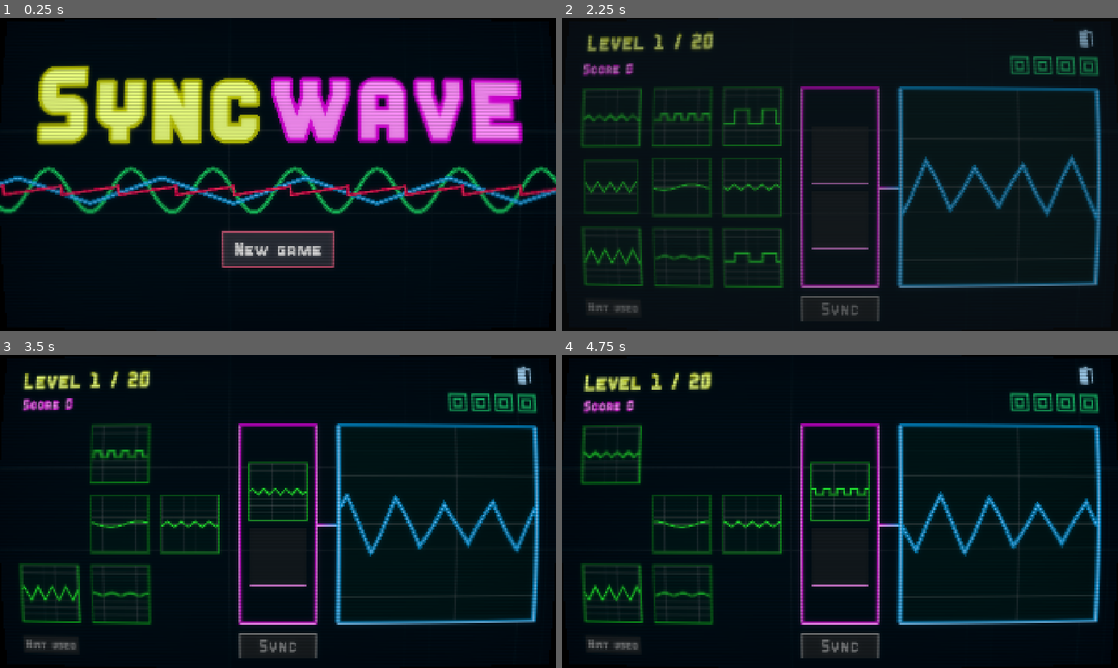
Above: before the commit, frames 1-4 (two rows, left to right).
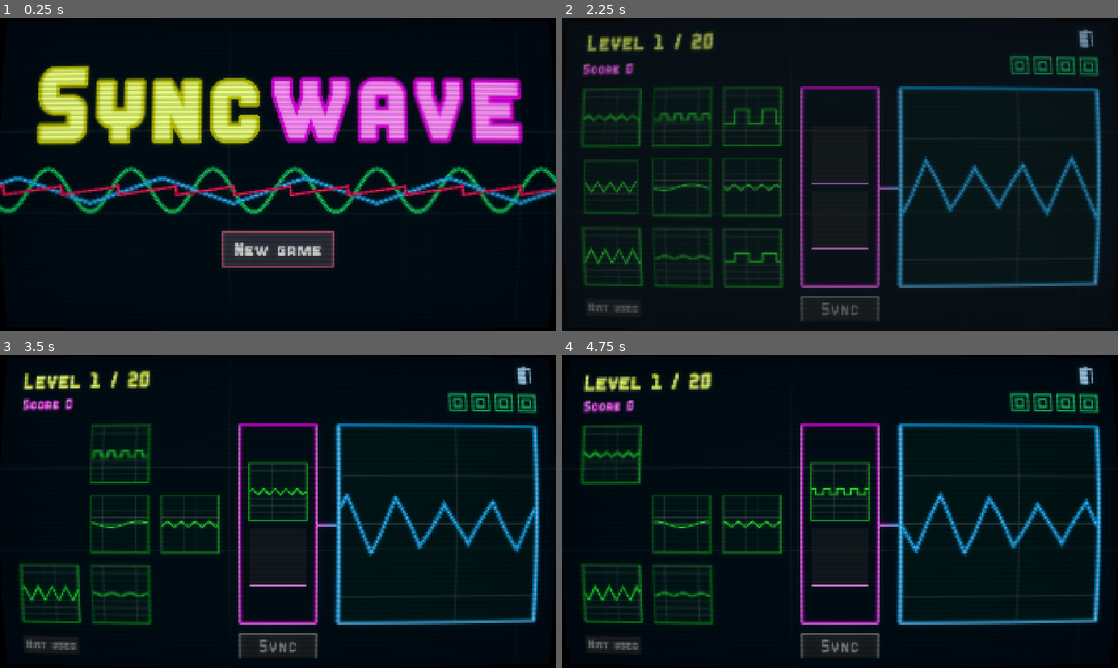
Above: after the commit, the same moments.

Repository: alexbljack/gameoff-2025
Game: Godot game, scene res://src/title_screen.tscn
Two runs of this game, one before a commit and one after it. Both use one fixed random seed, a clock stepped at 60 frames per second and the inputs below.
Inputs (mouse positions are in pixels of both pictures, inside the frame that each line leads up to):
- Up to frame 1 (0.25 s): no input
- Up to frame 2 (2.25 s): click "New game" at 0.5 s; click "New game" at 1.25 s; click "Get hint" at 2 s
- Up to frame 3 (3.5 s): move the mouse to (50, 452) at 2.77 s; click (50, 452) at 2.92 s
- Up to frame 4 (4.75 s): move the mouse to (840, 492) at 3.52 s; click (840, 492) at 3.67 s; move the mouse to (678, 452) at 4.27 s; click (678, 452) at 4.42 s

The runs differ from the first frame. In frame 1, 5.8% of the frame differs, in the area x 0-100%, y 16-80%; in frame 2, 0.4%; in frame 3, 1.2%; in frame 4, 1.2%.

Commit message:
Complete game panel

Diff:
--- /dev/null
+++ b/awesome_panel.gd
@@ -0,0 +1,28 @@
+class_name AwesomePanel extends Control
+
+@onready var praise_label: Label = $PraiseLabel
+@onready var score_label: Label = $ScoreLabel
+@onready var thanks_label: Label = $ThanksLabel
+@onready var return_button: Button = $ReturnButton
+
+
+func _ready() -> void:
+	praise_label.hide()
+	score_label.hide()
+	thanks_label.hide()
+	return_button.hide()
+
+
+func show_credits(score: int):
+	score_label.text = "Total score %s" % score
+	var rows = [praise_label, score_label, thanks_label, return_button]
+	for row: Control in rows:
+		row.show()
+		var shaker: Shaker = row.get_node("Shaker")
+		shaker.shake()
+		await shaker.finished
+	return_button.show()
+
+
+func _on_return_button_pressed() -> void:
+	SceneManager.load_title()
--- /dev/null
+++ b/awesome_panel.tscn
@@ -0,0 +1,152 @@
+[gd_scene load_steps=10 format=3 uid="uid://yng32sbdlnv7"]
+
+[ext_resource type="Script" uid="uid://cqdombm5ke2ue" path="res://awesome_panel.gd" id="1_ewxnl"]
+[ext_resource type="FontFile" uid="uid://c7tmixruws4h5" path="res://assets/Blazma-Regular.ttf" id="1_kr3jd"]
+[ext_resource type="Texture2D" uid="uid://ddceljcpm4y81" path="res://assets/active_btn.png" id="2_ewxnl"]
+[ext_resource type="Texture2D" uid="uid://bjmy5f4rxl8fv" path="res://assets/Default.png" id="3_bp2gc"]
+[ext_resource type="Script" uid="uid://1agcxa80uqew" path="res://src/util/shaker.gd" id="3_ud35d"]
+[ext_resource type="Texture2D" uid="uid://b7k6sktmveh83" path="res://assets/hover_btn.png" id="4_ud35d"]
+
+[sub_resource type="StyleBoxTexture" id="StyleBoxTexture_y3bce"]
+texture = ExtResource("2_ewxnl")
+texture_margin_left = 10.0
+texture_margin_top = 10.0
+texture_margin_right = 10.0
+texture_margin_bottom = 10.0
+
+[sub_resource type="StyleBoxTexture" id="StyleBoxTexture_u3yai"]
+texture = ExtResource("3_bp2gc")
+texture_margin_left = 10.0
+texture_margin_top = 10.0
+texture_margin_right = 10.0
+texture_margin_bottom = 10.0
+
+[sub_resource type="StyleBoxTexture" id="StyleBoxTexture_fj6e6"]
+texture = ExtResource("4_ud35d")
+texture_margin_left = 10.0
+texture_margin_top = 10.0
+texture_margin_right = 10.0
+texture_margin_bottom = 10.0
+
+[node name="AwesomePanel" type="Control"]
+layout_mode = 3
+anchors_preset = 14
+anchor_top = 0.5
+anchor_right = 1.0
+anchor_bottom = 0.5
+offset_top = -276.0
+offset_bottom = 340.0
+grow_horizontal = 2
+grow_vertical = 2
+script = ExtResource("1_ewxnl")
+
+[node name="PraiseLabel" type="Label" parent="."]
+layout_mode = 1
+anchors_preset = 5
+anchor_left = 0.5
+anchor_right = 0.5
+offset_left = -288.0
+offset_right = 288.0
+offset_bottom = 184.0
+grow_horizontal = 2
+pivot_offset = Vector2(288, 88)
+theme_override_colors/font_color = Color(0.11372549, 0.9098039, 0.44313726, 1)
+theme_override_colors/font_outline_color = Color(0.057600003, 0.48, 0.22656003, 0.76862746)
+theme_override_constants/outline_size = 17
+theme_override_fonts/font = ExtResource("1_kr3jd")
+theme_override_font_sizes/font_size = 156
+text = "YOU ARE AWESOME!"
+horizontal_alignment = 1
+vertical_alignment = 1
+
+[node name="Shaker" type="Node" parent="PraiseLabel" node_paths=PackedStringArray("target")]
+script = ExtResource("3_ud35d")
+target = NodePath("..")
+amount = 10.0
+duration = 0.8
+metadata/_custom_type_script = "uid://1agcxa80uqew"
+
+[node name="ScoreLabel" type="Label" parent="."]
+layout_mode = 1
+anchors_preset = 14
+anchor_top = 0.5
+anchor_right = 1.0
+anchor_bottom = 0.5
+offset_top = -92.0
+offset_bottom = 23.0
+grow_horizontal = 2
+grow_vertical = 2
+theme_override_colors/font_color = Color(1, 0.5686275, 0.9882353, 1)
+theme_override_colors/font_outline_color = Color(0.8784314, 0, 0.88235295, 1)
+theme_override_constants/outline_size = 6
+theme_override_fonts/font = ExtResource("1_kr3jd")
+theme_override_font_sizes/font_size = 100
+text = "Total Score 10000"
+horizontal_alignment = 1
+vertical_alignment = 1
+
+[node name="Shaker" type="Node" parent="ScoreLabel" node_paths=PackedStringArray("target")]
+script = ExtResource("3_ud35d")
+target = NodePath("..")
+amount = 10.0
+duration = 0.8
+metadata/_custom_type_script = "uid://1agcxa80uqew"
+
+[node name="ThanksLabel" type="Label" parent="."]
+layout_mode = 1
+anchors_preset = 7
+anchor_left = 0.5
+anchor_top = 1.0
+anchor_right = 0.5
+anchor_bottom = 1.0
+offset_left = -320.0
+offset_top = -244.0
+offset_right = 323.0
+offset_bottom = -142.0
+grow_horizontal = 2
+grow_vertical = 0
+theme_override_colors/font_color = Color(0.92156863, 1, 0.5019608, 1)
+theme_override_colors/font_outline_color = Color(0.7490196, 0.78039217, 0, 1)
+theme_override_constants/outline_size = 6
+theme_override_fonts/font = ExtResource("1_kr3jd")
+theme_override_font_sizes/font_size = 56
+text = "Thanks for playing!"
+horizontal_alignment = 1
+vertical_alignment = 1
+
+[node name="Shaker" type="Node" parent="ThanksLabel" node_paths=PackedStringArray("target")]
+script = ExtResource("3_ud35d")
+target = NodePath("..")
+amount = 10.0
+duration = 0.8
+metadata/_custom_type_script = "uid://1agcxa80uqew"
+
+[node name="ReturnButton" type="Button" parent="."]
+layout_mode = 1
+anchors_preset = 7
+anchor_left = 0.5
+anchor_top = 1.0
+anchor_right = 0.5
+anchor_bottom = 1.0
+offset_left = -256.0
+offset_top = -104.0
+offset_right = 256.0
+offset_bottom = -8.0
+grow_horizontal = 2
+grow_vertical = 0
+focus_mode = 0
+theme_override_fonts/font = ExtResource("1_kr3jd")
+theme_override_font_sizes/font_size = 44
+theme_override_styles/normal = SubResource("StyleBoxTexture_y3bce")
+theme_override_styles/pressed = SubResource("StyleBoxTexture_u3yai")
+theme_override_styles/hover = SubResource("StyleBoxTexture_fj6e6")
+text = "Return to title"
+
+[node name="Shaker" type="Node" parent="ReturnButton" node_paths=PackedStringArray("target")]
+script = ExtResource("3_ud35d")
+target = NodePath("..")
+amount = 10.0
+duration = 0.8
+metadata/_custom_type_script = "uid://1agcxa80uqew"
+
+[connection signal="pressed" from="ReturnButton" to="." method="_on_return_button_pressed"]
--- a/level.gd
+++ b/level.gd
@@ -26,6 +26,7 @@
 @onready var attempts_container: Control = $Main/Attempts
 @onready var win_panel: WinPanel = $Main/WinPanel
 @onready var lose_panel: LosePanel = $Main/LosePanel
+@onready var awesome_panel: AwesomePanel = $Menu/AwesomePanel
 @onready var score_label: Label = $Main/ScoreLabel
 @onready var level_label: Label = $Main/LevelLabel
 
@@ -147,13 +148,22 @@
 	if result:
 		result_graph.show_success_graph(signals)
 		await _complete_level()
+		Game.player_data.update_best_level()
 		if not hint_used:
 			Game.player_data.current_mult += Const.NO_HINT_MULT_INCREMENT
 		var earned = win_panel.calculate(attempts, hint_used, Game.player_data.current_mult)
 		Game.player_data.current_score += earned
-		Game.player_data.current_level += 1
-		Game.player_data.start_new_level()
-		await win_panel.show_stats()
+		var is_completed = Game.player_data.current_level == Const.MAX_LEVEL
+		if not is_completed:
+			Game.player_data.current_level += 1
+			Game.player_data.start_new_level()
+			await win_panel.show_stats(false)
+		else:
+			Game.player_data.run_in_progress = false
+			await win_panel.show_stats(true)
+			set_process(false)
+			menu.show()
+			awesome_panel.show_credits(Game.player_data.current_score)
 	else:
 		_show_error_graph()
 		attempts -= 1
--- a/level.tscn
+++ b/level.tscn
@@ -17,6 +17,7 @@
 [ext_resource type="PackedScene" uid="uid://o2rht176mmgv" path="res://lose_panel.tscn" id="14_v5j5c"]
 [ext_resource type="Texture2D" uid="uid://ccs6isdychcn" path="res://assets/Exit.png" id="15_5pxul"]
 [ext_resource type="Script" uid="uid://bwpaxfk8jwdny" path="res://exit_button.gd" id="16_fedht"]
+[ext_resource type="PackedScene" uid="uid://yng32sbdlnv7" path="res://awesome_panel.tscn" id="17_4c15r"]
 
 [sub_resource type="Gradient" id="Gradient_fedht"]
 colors = PackedColorArray(0.9490196, 0, 0.9490196, 0.77254903, 0, 0.6784314, 0.9882353, 0.7529412)
@@ -382,7 +383,7 @@
 anchor_bottom = 1.0
 grow_horizontal = 2
 grow_vertical = 2
-color = Color(0.07, 0.07, 0.07, 0.84313726)
+color = Color(0.07, 0.07, 0.07, 0.9098039)
 
 [node name="ExitDialog" type="ConfirmationDialog" parent="Menu"]
 oversampling_override = 1.0
@@ -398,6 +399,8 @@
 ok_button_text = "YES"
 dialog_text = "Abandon current run?"
 
+[node name="AwesomePanel" parent="Menu" instance=ExtResource("17_4c15r")]
+
 [node name="CRT" parent="." instance=ExtResource("13_8b0r0")]
 
 [connection signal="button_down" from="Main/HintButton" to="." method="_on_hint_button_button_down"]
--- a/shaders/crt.gdshader
+++ b/shaders/crt.gdshader
@@ -11,7 +11,7 @@
 	vec2 uv_offset = centered_uv.yx / curvature;
 	vec2 warped_uv = centered_uv + centered_uv * uv_offset * uv_offset;
 	vec3 cutoff = vec3(step(abs(warped_uv.x), 1.0) * step(abs(warped_uv.y), 1.0));
-	vec3 scanlines = vec3(sin(2.0 * warped_uv.y * 150.0) * 0.1 + 0.9);
+	vec3 scanlines = vec3(sin(2.0 * warped_uv.y * 100.0) * 0.1 + 0.9);
 	vec3 vignette = vec3(length(pow(abs(centered_uv), vec2(4.0)) / 3.0));
 
 	vec3 screen_color = textureLod(screen_texture, (warped_uv + 1.0) / 2.0, 0.2).rgb * cutoff * scanlines;
--- a/win_panel.gd
+++ b/win_panel.gd
@@ -25,7 +25,7 @@
 	next_level_button.hide()
 
 
-func show_stats():
+func show_stats(completed: bool):
 	show()
 	var tween = create_tween()
 	tween.tween_property(success_title, "scale", Vector2.ONE, 0.5)
@@ -36,7 +36,8 @@
 		var shaker: Shaker = row.get_node("Shaker")
 		shaker.shake()
 		await shaker.finished
-	next_level_button.show()
+	if not completed:
+		next_level_button.show()
 
 
 func calculate(attempts: int, hint_used: bool, hint_mult: float):
Not shown, added: awesome_panel.gd.uid
Not shown: 1 places in level.tscn that only renumber resources
